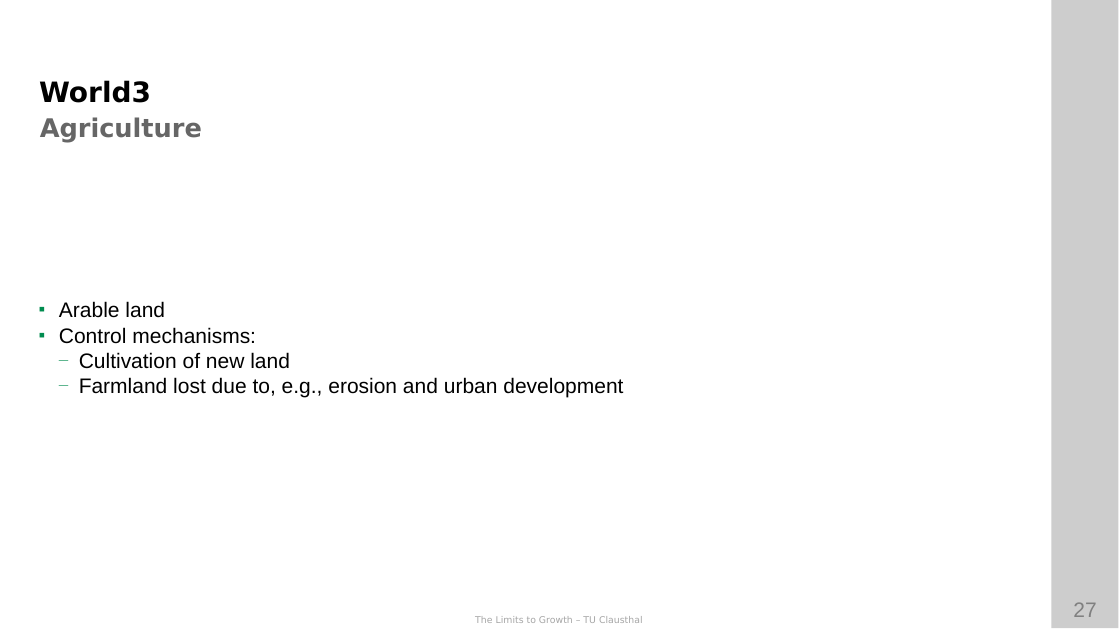
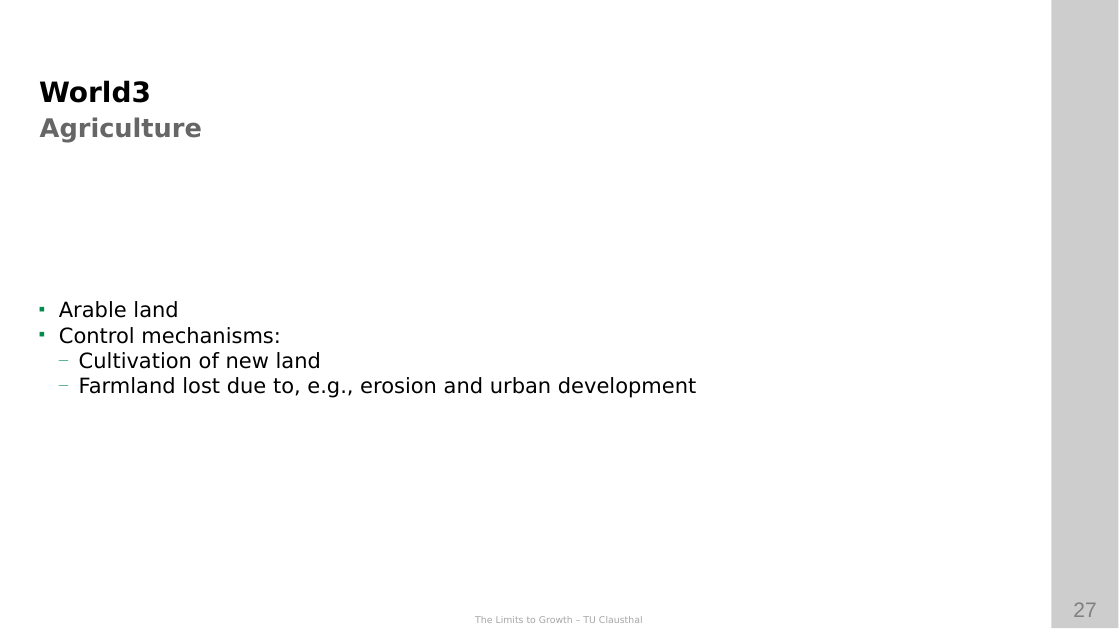
Before and after one commit to ETCE-LAB/teaching-material, a slide deck: slide 27 of The-Limits-to-Growth/LTG-L06-World3.pptx. Drawn at 1120x630 pixels with LibreOffice and Linux fonts; fonts in the diff are those of the drawing; background and template pictures are left out. Boxes give left, top, right and bottom in pixels: in the first picture for what was removed or moved away, otherwise in the second. Text is boxed around its words. In the diff, an @@ line names an element or a change of style, - is before the commit and + after.

```diff
--- a/The-Limits-to-Growth/LTG-L06-World3.pptx
+++ b/The-Limits-to-Growth/LTG-L06-World3.pptx
@@ text "Arable land" at (59,301,696,398): font Arial to DejaVu Sans @@
```
Also in this commit, not shown: 6 other slides changed, 1 slide added, 1 other file.
